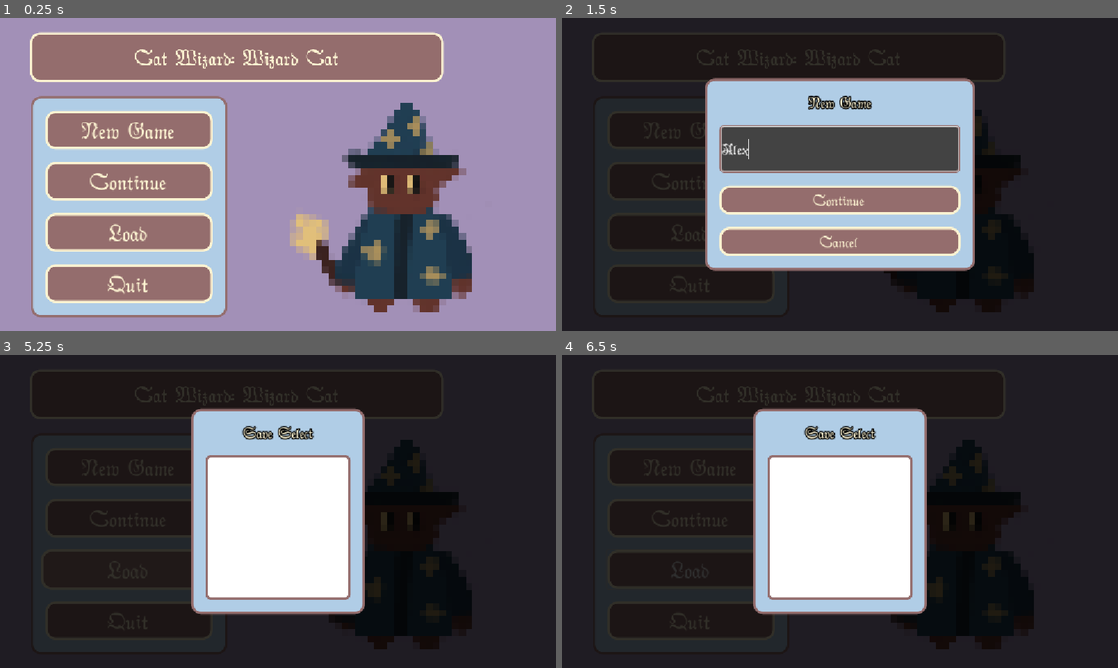
Above: before the commit, frames 1-4 (two rows, left to right).
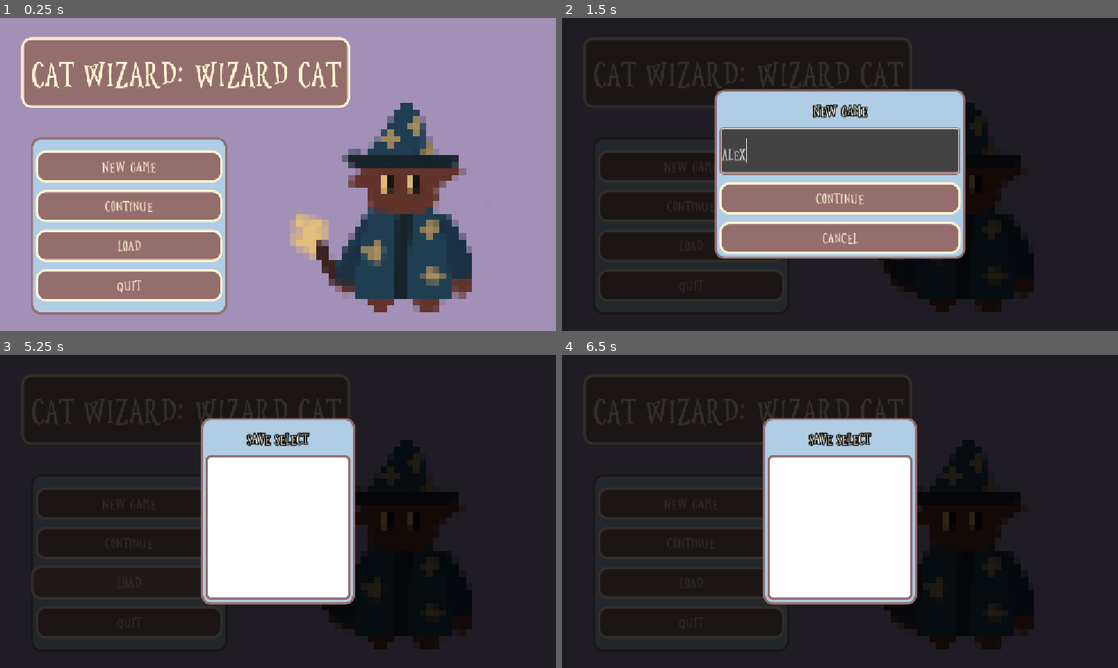
Above: after the commit, the same moments.

Repository: teganmy/wizard-cat-cat-wizard
Game: Godot game, scene res://main.tscn
Same seed, same stepped clock (60 frames per second), same inputs: the game is played once before the commit and once after it.
Inputs (mouse positions are in pixels of both pictures, inside the frame that each line leads up to):
- Up to frame 1 (0.25 s): no input
- Up to frame 2 (1.5 s): click "New Game" at 0.5 s; click (840, 149) at 1.27 s; type "Alex" at 1.35 s
- Up to frame 3 (5.25 s): click "New Game" at 2 s; click "Continue" at 2.75 s; click "Continue" at 3.5 s; click "Cancel" at 4.25 s; click "Load" at 5 s
- Up to frame 4 (6.5 s): move the mouse to (962, 495) at 5.77 s; hold Right (player_right) from 5.78 s (still down); tap Shift (player_dodge) at 5.85 s

The runs differ from the first frame. In frame 1, 26% of the frame differs, in the area x 3-80%, y 4-96%; in frame 2, 14%; in frame 3, 7.6%; in frame 4, 8.1%.
Error in both runs: Out of bounds get index '0' (on base: 'Array[String]') (res://save.gd:15)

Commit message:
Fixed fonts and margins

Diff:
--- a/wizard-cat-game/UI/hud.tscn
+++ b/wizard-cat-game/UI/hud.tscn
@@ -2,7 +2,6 @@
 
 [ext_resource type="Script" uid="uid://cec2qkk20ybsu" path="res://UI/life_container.gd" id="1_knk3d"]
 [ext_resource type="Script" uid="uid://cawfowwy7xfdn" path="res://UI/hud.gd" id="1_px13d"]
-[ext_resource type="FontFile" uid="uid://cvdyy7i6focc1" path="res://assets/Auldmagick-gvdp.ttf" id="3_pf7ph"]
 [ext_resource type="Texture2D" uid="uid://twcn8reybrid" path="res://assets/heart2.png" id="4_0j753"]
 [ext_resource type="Script" uid="uid://ccdrtef6dusxl" path="res://UI/wave_label.gd" id="5_0j753"]
 [ext_resource type="Script" uid="uid://cp8f4cqmnbsvk" path="res://UI/pause_menu.gd" id="5_quk1y"]
@@ -32,9 +31,6 @@
 PopupPanel/styles/panel = SubResource("StyleBoxFlat_quk1y")
 RichTextLabel/constants/outline_size = 10
 VBoxContainer/constants/separation = 6
-
-[sub_resource type="LabelSettings" id="LabelSettings_gudfk"]
-font_size = 30
 
 [sub_resource type="StyleBoxFlat" id="StyleBoxFlat_1m68m"]
 content_margin_left = 10.0
@@ -83,10 +79,7 @@
 layout_mode = 2
 size_flags_horizontal = 8
 size_flags_vertical = 0
-theme_override_fonts/font = ExtResource("3_pf7ph")
-theme_override_font_sizes/font_size = 50
 text = "$0"
-label_settings = SubResource("LabelSettings_gudfk")
 
 [node name="LifePanel" type="PanelContainer" parent="MarginContainer" unique_id=932874024]
 layout_mode = 2
@@ -107,8 +100,6 @@
 layout_mode = 2
 size_flags_horizontal = 4
 size_flags_vertical = 0
-theme_override_fonts/font = ExtResource("3_pf7ph")
-theme_override_font_sizes/font_size = 50
 text = "Wave 1"
 script = ExtResource("5_0j753")
 
@@ -133,14 +124,12 @@
 anchor_top = 0.5
 anchor_right = 0.5
 anchor_bottom = 0.5
-offset_left = -150.0
-offset_top = -150.0
-offset_right = 150.0
-offset_bottom = 150.0
-grow_horizontal = 2
-grow_vertical = 2
-theme_override_fonts/normal_font = ExtResource("3_pf7ph")
-theme_override_font_sizes/normal_font_size = 50
+offset_left = 10.0
+offset_top = 10.0
+offset_right = 310.0
+offset_bottom = 310.0
+grow_horizontal = 2
+grow_vertical = 2
 text = "WASD to move
 Space to shoot
 Mouse to aim
@@ -171,7 +160,6 @@
 [node name="Label" type="Label" parent="PauseMenu/PanelContainer/VBoxContainer" unique_id=1139874978]
 layout_mode = 2
 theme_override_constants/outline_size = 10
-theme_override_fonts/font = ExtResource("3_pf7ph")
 theme_override_font_sizes/font_size = 50
 theme_override_styles/normal = SubResource("StyleBoxEmpty_quk1y")
 text = "Paused!"
@@ -180,20 +168,14 @@
 
 [node name="ResumeButton" type="Button" parent="PauseMenu/PanelContainer/VBoxContainer" unique_id=1409863820]
 layout_mode = 2
-theme_override_fonts/font = ExtResource("3_pf7ph")
-theme_override_font_sizes/font_size = 50
 text = "Resume"
 
 [node name="HomeButton" type="Button" parent="PauseMenu/PanelContainer/VBoxContainer" unique_id=1990733030]
 layout_mode = 2
-theme_override_fonts/font = ExtResource("3_pf7ph")
-theme_override_font_sizes/font_size = 50
 text = "Home Base"
 
 [node name="QuitButton" type="Button" parent="PauseMenu/PanelContainer/VBoxContainer" unique_id=1926004036]
 layout_mode = 2
-theme_override_fonts/font = ExtResource("3_pf7ph")
-theme_override_font_sizes/font_size = 50
 text = "Quit"
 
 [node name="ConfirmMenu" type="CenterContainer" parent="." unique_id=1032381515 node_paths=PackedStringArray("pause_rect", "label")]
@@ -218,21 +200,15 @@
 [node name="Label" type="Label" parent="ConfirmMenu/PanelContainer/VBoxContainer" unique_id=2139750575]
 layout_mode = 2
 theme_override_constants/outline_size = 10
-theme_override_fonts/font = ExtResource("3_pf7ph")
-theme_override_font_sizes/font_size = 50
 theme_override_styles/normal = SubResource("StyleBoxEmpty_0j753")
 text = "Do you really want to leave?"
 
 [node name="CancelButton" type="Button" parent="ConfirmMenu/PanelContainer/VBoxContainer" unique_id=1445285731]
 layout_mode = 2
-theme_override_fonts/font = ExtResource("3_pf7ph")
-theme_override_font_sizes/font_size = 50
 text = "Cancel"
 
 [node name="ConfirmButton" type="Button" parent="ConfirmMenu/PanelContainer/VBoxContainer" unique_id=1105750078]
 layout_mode = 2
-theme_override_fonts/font = ExtResource("3_pf7ph")
-theme_override_font_sizes/font_size = 50
 text = "Confirm"
 
 [node name="ButtonTween" type="Node" parent="." unique_id=1362867367 node_paths=PackedStringArray("buttons")]
--- a/wizard-cat-game/UI/level_select_menu.tscn
+++ b/wizard-cat-game/UI/level_select_menu.tscn
@@ -3,7 +3,6 @@
 [ext_resource type="Theme" uid="uid://cnlk2q7yx8tfd" path="res://assets/default_theme.tres" id="1_07jyw"]
 [ext_resource type="Script" uid="uid://cuux8h5i48whu" path="res://UI/level_select_menu.gd" id="2_07jyw"]
 [ext_resource type="Script" uid="uid://dq2js0a13n6oc" path="res://components/button_tween.gd" id="3_cc3qr"]
-[ext_resource type="FontFile" uid="uid://cvdyy7i6focc1" path="res://assets/Auldmagick-gvdp.ttf" id="4_gb8nj"]
 
 [sub_resource type="StyleBoxEmpty" id="StyleBoxEmpty_gjday"]
 
@@ -52,8 +51,7 @@
 size_flags_horizontal = 4
 size_flags_vertical = 0
 theme_override_constants/outline_size = 10
-theme_override_fonts/font = ExtResource("4_gb8nj")
-theme_override_font_sizes/font_size = 75
+theme_override_font_sizes/font_size = 60
 theme_override_styles/normal = SubResource("StyleBoxEmpty_gjday")
 text = "Level Select"
 
--- a/wizard-cat-game/UI/save_name_menu.gd
+++ b/wizard-cat-game/UI/save_name_menu.gd
@@ -6,7 +6,7 @@
 signal save_named(name: String)
 
 func _input(_event: InputEvent) -> void:
-	if Input.is_action_just_pressed("ui_accept"):
+	if Input.is_action_just_pressed("confirm_button"):
 		accept()
 	elif Input.is_action_just_pressed("ui_cancel"):
 		close()
--- a/wizard-cat-game/assets/default_theme.tres
+++ b/wizard-cat-game/assets/default_theme.tres
@@ -1,10 +1,10 @@
 [gd_resource type="Theme" format=3 uid="uid://cnlk2q7yx8tfd"]
 
 [sub_resource type="StyleBoxFlat" id="StyleBoxFlat_81pgw"]
-content_margin_left = 10.0
-content_margin_top = 10.0
-content_margin_right = 15.0
-content_margin_bottom = 10.0
+content_margin_left = 0.0
+content_margin_top = 0.0
+content_margin_right = 0.0
+content_margin_bottom = 15.0
 bg_color = Color(0.66200393, 0.50314337, 0.5027517, 1)
 border_width_left = 5
 border_width_top = 5
@@ -18,10 +18,10 @@
 corner_detail = 10
 
 [sub_resource type="StyleBoxFlat" id="StyleBoxFlat_qew4h"]
-content_margin_left = 10.0
-content_margin_top = 10.0
-content_margin_right = 15.0
-content_margin_bottom = 10.0
+content_margin_left = 0.0
+content_margin_top = 0.0
+content_margin_right = 0.0
+content_margin_bottom = 15.0
 bg_color = Color(0.5803922, 0.42745098, 0.42745098, 1)
 border_width_left = 5
 border_width_top = 5
@@ -35,10 +35,10 @@
 corner_detail = 10
 
 [sub_resource type="StyleBoxFlat" id="StyleBoxFlat_cs2sx"]
-content_margin_left = 10.0
-content_margin_top = 10.0
-content_margin_right = 15.0
-content_margin_bottom = 10.0
+content_margin_left = 0.0
+content_margin_top = 0.0
+content_margin_right = 0.0
+content_margin_bottom = 15.0
 bg_color = Color(0.4372575, 0.31025553, 0.3105556, 1)
 border_width_left = 5
 border_width_top = 5
@@ -52,10 +52,10 @@
 corner_detail = 10
 
 [sub_resource type="StyleBoxFlat" id="StyleBoxFlat_vkpim"]
-content_margin_left = 10.0
-content_margin_top = 10.0
-content_margin_right = 15.0
-content_margin_bottom = 10.0
+content_margin_left = 20.0
+content_margin_top = 0.0
+content_margin_right = 20.0
+content_margin_bottom = 25.0
 bg_color = Color(0.5803922, 0.42745098, 0.42745098, 1)
 border_width_left = 5
 border_width_top = 5
@@ -67,16 +67,12 @@
 corner_radius_bottom_right = 20
 corner_radius_bottom_left = 20
 corner_detail = 10
-expand_margin_left = 10.0
-expand_margin_top = 10.0
-expand_margin_right = 10.0
-expand_margin_bottom = 10.0
 
 [sub_resource type="StyleBoxFlat" id="StyleBoxFlat_06t4h"]
-content_margin_left = 30.0
-content_margin_top = 30.0
-content_margin_right = 30.0
-content_margin_bottom = 30.0
+content_margin_left = 10.0
+content_margin_top = 10.0
+content_margin_right = 10.0
+content_margin_bottom = 10.0
 bg_color = Color(0.6901961, 0.8039216, 0.9019608, 1)
 border_width_left = 5
 border_width_top = 5
@@ -102,7 +98,7 @@
 corner_radius_bottom_left = 10
 
 [resource]
-default_font_size = 50
+default_font_size = 30
 Button/colors/font_color = Color(0.99215686, 0.95686275, 0.8235294, 1)
 Button/colors/font_hover_color = Color(0.99215686, 0.95686275, 0.8235294, 1)
 Button/colors/font_pressed_color = Color(0.9843137, 0.9137255, 0.6509804, 1)
@@ -117,4 +113,4 @@
 MarginContainer/constants/margin_top = 32
 PanelContainer/styles/panel = SubResource("StyleBoxFlat_06t4h")
 ScrollContainer/styles/panel = SubResource("StyleBoxFlat_qgm14")
-VBoxContainer/constants/separation = 26
+VBoxContainer/constants/separation = 15
--- a/wizard-cat-game/main.tscn
+++ b/wizard-cat-game/main.tscn
@@ -4,7 +4,6 @@
 [ext_resource type="Script" uid="uid://hvo3h3pb28bc" path="res://main.gd" id="1_h2yge"]
 [ext_resource type="Theme" uid="uid://cnlk2q7yx8tfd" path="res://assets/default_theme.tres" id="2_1bvp3"]
 [ext_resource type="Texture2D" uid="uid://cdhwe1jm0yer6" path="res://assets/wizard-cat.png" id="3_h2yge"]
-[ext_resource type="FontFile" uid="uid://cvdyy7i6focc1" path="res://assets/Auldmagick-gvdp.ttf" id="3_lquwl"]
 [ext_resource type="PackedScene" uid="uid://b2df86ng1bq6e" path="res://UI/save_load_menu.tscn" id="5_lquwl"]
 [ext_resource type="PackedScene" uid="uid://b63eh4xvu0geo" path="res://UI/save_name_menu.tscn" id="6_7mycd"]
 
@@ -34,13 +33,11 @@
 anchors_preset = 5
 anchor_left = 0.5
 anchor_right = 0.5
-offset_left = -504.0
+offset_left = -512.0
 offset_top = 40.0
-offset_right = 333.0
-offset_bottom = 123.0
+offset_right = 129.0
+offset_bottom = 186.0
 grow_horizontal = 2
-theme_override_fonts/font = ExtResource("3_lquwl")
-theme_override_font_sizes/font_size = 75
 text = "Cat Wizard: Wizard Cat"
 label_settings = SubResource("LabelSettings_1bvp3")
 horizontal_alignment = 1
@@ -52,7 +49,7 @@
 anchor_top = 0.5
 anchor_bottom = 0.5
 offset_left = 64.0
-offset_top = -156.0
+offset_top = -77.0
 offset_right = 471.0
 offset_bottom = 290.0
 grow_vertical = 2
@@ -71,27 +68,19 @@
 [node name="NewGameButton" type="Button" parent="MenuLayer/MainMenu/PanelContainer/VBoxContainer" unique_id=1482941788]
 layout_mode = 2
 size_flags_vertical = 0
-theme_override_fonts/font = ExtResource("3_lquwl")
-theme_override_font_sizes/font_size = 75
 text = "New Game"
 
 [node name="ContinueButton" type="Button" parent="MenuLayer/MainMenu/PanelContainer/VBoxContainer" unique_id=2078129066]
 layout_mode = 2
-theme_override_fonts/font = ExtResource("3_lquwl")
-theme_override_font_sizes/font_size = 75
 text = "Continue"
 
 [node name="LoadButton" type="Button" parent="MenuLayer/MainMenu/PanelContainer/VBoxContainer" unique_id=912717492]
 layout_mode = 2
 size_flags_vertical = 0
-theme_override_fonts/font = ExtResource("3_lquwl")
-theme_override_font_sizes/font_size = 75
 text = "Load"
 
 [node name="QuitButton" type="Button" parent="MenuLayer/MainMenu/PanelContainer/VBoxContainer" unique_id=631376314]
 layout_mode = 2
-theme_override_fonts/font = ExtResource("3_lquwl")
-theme_override_font_sizes/font_size = 75
 text = "Quit"
 
 [node name="CatImage" type="TextureRect" parent="MenuLayer/MainMenu" unique_id=1170171024]
--- a/wizard-cat-game/project.godot
+++ b/wizard-cat-game/project.godot
@@ -34,7 +34,7 @@
 [gui]
 
 theme/custom="uid://cnlk2q7yx8tfd"
-theme/custom_font="uid://cvdyy7i6focc1"
+theme/custom_font="uid://daw8ks1yvxnhe"
 
 [input]
 
@@ -85,7 +85,12 @@
 }
 secondary_fire={
 "deadzone": 0.2,
-"events": [Object(InputEventKey,"resource_local_to_scene":fa …(140 unchanged characters)… d":false,"keycode":0,"physical_keycode":74,"key_label":0,"unicode":106,"location":0,"echo":false,"script":null)
+"events": [Object(InputEventKey,"resource_local_to_scene":fa …(140 unchanged characters)… d":false,"keycode":0,"physical_keycode":81,"key_label":0,"unicode":113,"location":0,"echo":false,"script":null)
+]
+}
+confirm_button={
+"deadzone": 0.2,
+"events": [Object(InputEventKey,"resource_local_to_scene":false,"resource_name":"","device":-1,"window_id":0,"alt_pressed":false,"shift_pressed":false,"ctrl_pressed":false,"meta_pressed":false,"pressed":false,"keycode":0,"physical_keycode":4194309,"key_label":0,"unicode":0,"location":0,"echo":false,"script":null)
 ]
 }
 
--- a/wizard-cat-game/props/chest.gd
+++ b/wizard-cat-game/props/chest.gd
@@ -32,6 +32,7 @@
 	create_tween().tween_property(sprite, "modulate", Color.WHITE, 0.1)
 
 func _ready() -> void:
+	modulate.a = 0.0
 	if loot_table_override:
 		lootable.loot_table = loot_table_override
 	if max_loot_override:
--- a/wizard-cat-game/props/chest.tscn
+++ b/wizard-cat-game/props/chest.tscn
@@ -10,7 +10,6 @@
 [ext_resource type="Resource" uid="uid://ld6uwxcbxknh" path="res://loot/loot_types/gem.tres" id="6_day8l"]
 [ext_resource type="Resource" uid="uid://dhxxvsvsbsbnd" path="res://loot/loot_types/healing_potion.tres" id="7_4cwo6"]
 [ext_resource type="Script" uid="uid://cahbckpdbwxoq" path="res://components/lock.gd" id="8_t3ekh"]
-[ext_resource type="FontFile" uid="uid://cvdyy7i6focc1" path="res://assets/Auldmagick-gvdp.ttf" id="11_iuyfc"]
 
 [sub_resource type="Resource" id="Resource_bp1or"]
 script = ExtResource("4_x7mpe")
@@ -84,15 +83,13 @@
 metadata/_custom_type_script = "uid://cahbckpdbwxoq"
 
 [node name="LockedLabel" type="Label" parent="." unique_id=1467071774]
-modulate = Color(1, 1, 1, 0)
 offset_left = -38.0
-offset_top = -40.0
+offset_top = -54.0
 offset_right = 38.0
-offset_bottom = -16.0
+offset_bottom = -10.0
 pivot_offset_ratio = Vector2(0.5, 0.5)
 theme_override_constants/outline_size = 5
-theme_override_fonts/font = ExtResource("11_iuyfc")
-theme_override_font_sizes/font_size = 28
+theme_override_font_sizes/font_size = 25
 theme_override_styles/normal = SubResource("StyleBoxFlat_gpvk7")
 text = "Locked!"
 horizontal_alignment = 1
--- a/wizard-cat-game/props/level_selector.tscn
+++ b/wizard-cat-game/props/level_selector.tscn
@@ -4,7 +4,6 @@
 [ext_resource type="Texture2D" uid="uid://1x47pqeyrbca" path="res://assets/bullet_default.png" id="1_ut6rh"]
 [ext_resource type="Script" uid="uid://dxddfl5g0sgtd" path="res://components/interaction_area.gd" id="2_dlcje"]
 [ext_resource type="Script" uid="uid://cinm2ra8wmwf2" path="res://props/label_popup.gd" id="4_ojqhc"]
-[ext_resource type="FontFile" uid="uid://cvdyy7i6focc1" path="res://assets/Auldmagick-gvdp.ttf" id="4_vnb2k"]
 
 [sub_resource type="RectangleShape2D" id="RectangleShape2D_gpvk7"]
 size = Vector2(32, 32)
@@ -42,15 +41,14 @@
 anchor_right = 0.5
 anchor_bottom = 0.5
 offset_left = -59.0
-offset_top = -46.0
+offset_top = -65.0
 offset_right = 59.0
-offset_bottom = -22.0
+offset_bottom = -21.0
 grow_horizontal = 2
 grow_vertical = 2
 pivot_offset_ratio = Vector2(0.5, 0.5)
 theme_override_constants/outline_size = 5
-theme_override_fonts/font = ExtResource("4_vnb2k")
-theme_override_font_sizes/font_size = 28
+theme_override_font_sizes/font_size = 25
 theme_override_styles/normal = SubResource("StyleBoxEmpty_4yprg")
 text = "Level Select"
 horizontal_alignment = 1
--- a/wizard-cat-game/props/portal.tscn
+++ b/wizard-cat-game/props/portal.tscn
@@ -4,7 +4,6 @@
 [ext_resource type="Script" uid="uid://cahbckpdbwxoq" path="res://components/lock.gd" id="1_30qti"]
 [ext_resource type="Script" uid="uid://dxddfl5g0sgtd" path="res://components/interaction_area.gd" id="2_ab6lv"]
 [ext_resource type="Script" uid="uid://cinm2ra8wmwf2" path="res://props/label_popup.gd" id="4_7bbq2"]
-[ext_resource type="FontFile" uid="uid://cvdyy7i6focc1" path="res://assets/Auldmagick-gvdp.ttf" id="4_sq7nh"]
 
 [sub_resource type="RectangleShape2D" id="RectangleShape2D_gpvk7"]
 size = Vector2(32, 32)
@@ -76,16 +75,15 @@
 anchor_top = 0.5
 anchor_right = 0.5
 anchor_bottom = 0.5
-offset_left = -31.5
-offset_top = -53.0
-offset_right = 31.5
-offset_bottom = -29.0
+offset_left = -32.5
+offset_top = -74.0
+offset_right = 32.5
+offset_bottom = -30.0
 grow_horizontal = 2
 grow_vertical = 2
 pivot_offset_ratio = Vector2(0.5, 0.5)
 theme_override_constants/outline_size = 5
-theme_override_fonts/font = ExtResource("4_sq7nh")
-theme_override_font_sizes/font_size = 28
+theme_override_font_sizes/font_size = 25
 theme_override_styles/normal = SubResource("StyleBoxEmpty_sq7nh")
 text = "Level 1"
 horizontal_alignment = 1
